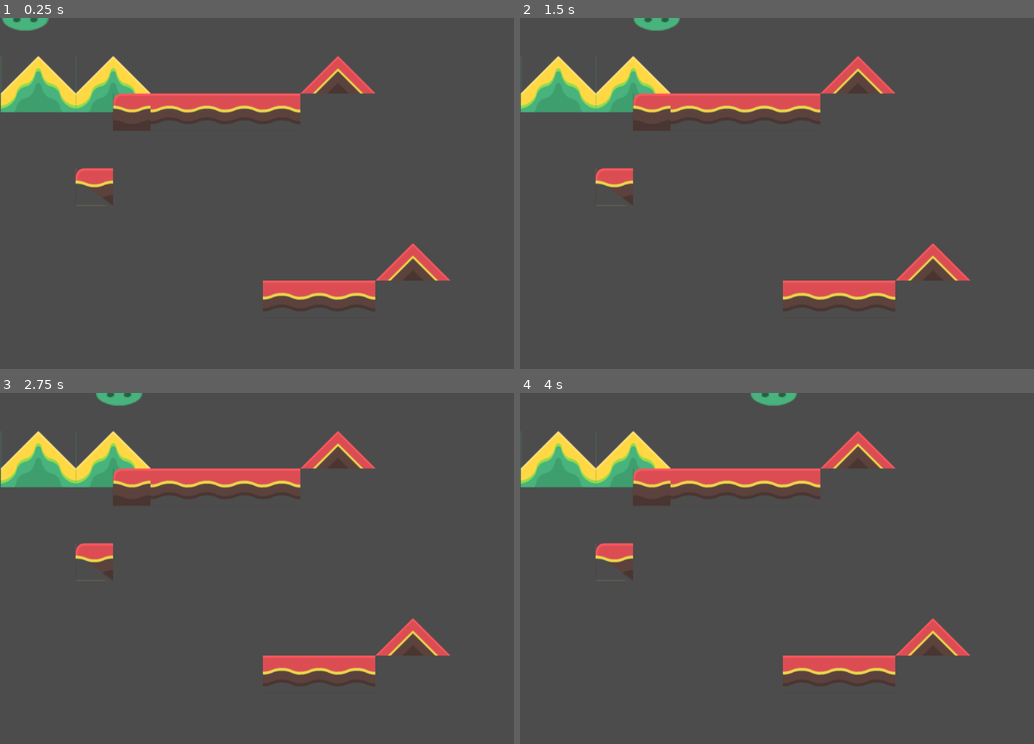
Above: before the commit, frames 1-4 (two rows, left to right).
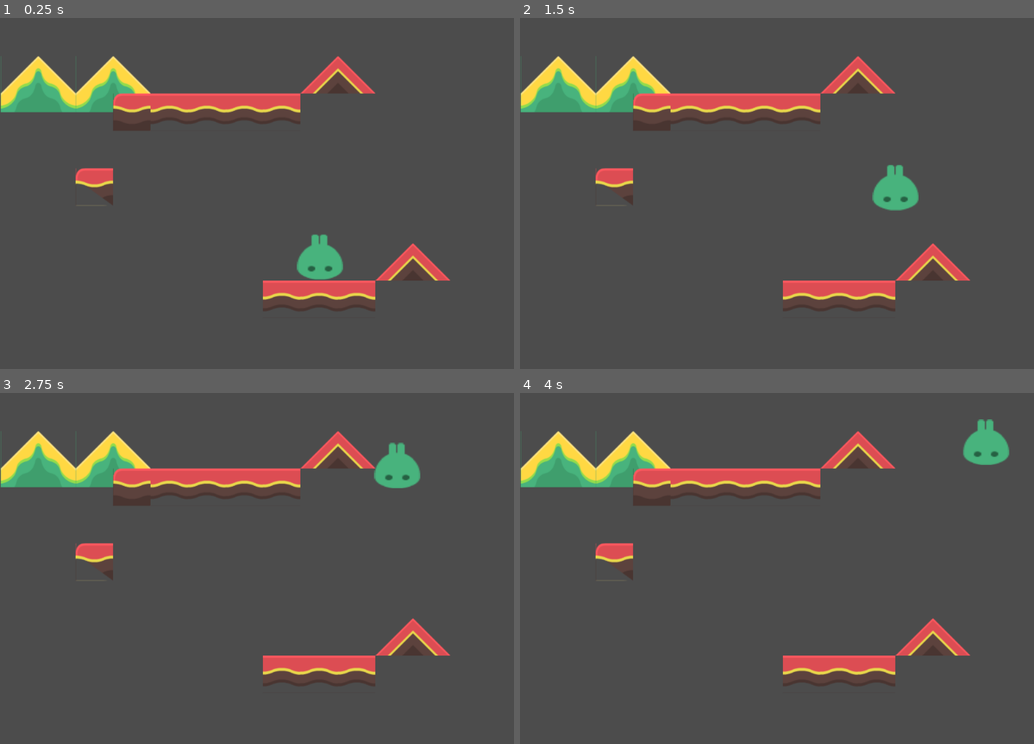
Above: after the commit, the same moments.

Repository: onsetsu/GameJam6
Game: Godot game, scene res://TestMap.tscn
Two runs of this game, one before a commit and one after it. Both use one fixed random seed, a clock stepped at 60 frames per second and the inputs below.
Inputs:
- Up to frame 1 (0.25 s): no input
- Up to frame 2 (1.5 s): tap Enter at 0.5 s; hold Space (ui_select) 0.53-1.28 s; hold Right (right, bound only before the commit) from 0.53 s (still down); tap Space (ui_select) at 1.35 s
- Up to frame 3 (2.75 s): tap Space (ui_select) at 1.52, 1.82 s; release Right (right, bound only before the commit) at 2.03 s; hold Left (left, bound only before the commit) from 2.03 s (still down); hold Space (ui_select) from 2.03 s (still down)
- Up to frame 4 (4 s): release Left (left, bound only before the commit) at 2.78 s; release Space (ui_select) at 2.78 s; hold Right (right, bound only before the commit) from 2.78 s (still down); tap Space (ui_select) at 2.85, 3.02, 3.32 s; hold Space (ui_select) from 3.53 s (still down)

The runs differ from the first frame. In frame 1, 1.1% of the frame differs, in the area x 0-67%, y 0-75%; in frame 2, 1.1%, in the area x 22-78%, y 0-55%; in frame 3, 1.1%; in frame 4, 1.1%.

Commit message:
Moved player + new player-controller

Diff:
--- a/GameOneButton/KinematicBody2D.gd
+++ b/GameOneButton/KinematicBody2D.gd
@@ -1,22 +1,33 @@
 extends KinematicBody2D
 
-
-export (int) var speed = 200
+export (int) var run_speed = 100
+export (int) var jump_speed = -400
+export (int) var gravity = 1200
 
 var velocity = Vector2()
+var jumping = false
 
 func get_input():
-    velocity = Vector2()
-    if Input.is_action_pressed('right'):
-        velocity.x += 1
-    if Input.is_action_pressed('left'):
-        velocity.x -= 1
-    if Input.is_action_pressed('down'):
-        velocity.y += 1
-    if Input.is_action_pressed('up'):
-        velocity.y -= 1
-    velocity = velocity.normalized() * speed
+    velocity.x = 0
+    var right = Input.is_action_pressed('ui_right')
+    var left = Input.is_action_pressed('ui_left')
+    var jump = Input.is_action_pressed('ui_select')
+
+    print(jump)
+
+    if jump and is_on_floor():
+        jumping = true
+        velocity.y = jump_speed
+    if jump and jumping:
+        velocity.y -= 400
+    if right:
+        velocity.x += run_speed
+    if left:
+        velocity.x -= run_speed
 
 func _physics_process(delta):
     get_input()
-    velocity = move_and_slide(velocity)
+    velocity.y += gravity * delta
+    if jumping and is_on_floor():
+        jumping = false
+    velocity = move_and_slide(velocity, Vector2(0, -1))
--- a/GameOneButton/TestMap.tscn
+++ b/GameOneButton/TestMap.tscn
@@ -87,29 +87,29 @@
 "autotile_coord": Vector2( 0, 0 ),
 "one_way": false,
 "one_way_margin": 1.0,
-"shape": SubResource( 6 ),
+"shape": SubResource( 4 ),
 "shape_transform": Transform2D( 1, 0, 0, 1, 0, 0 )
 } ]
 4/z_index = 0
 
-[sub_resource type="CircleShape2D" id=5]
+[sub_resource type="CircleShape2D" id=6]
 radius = 37.6501
 
 [node name="Node2D" type="Node2D"]
 
 [node name="TileMap" type="TileMap" parent="."]
 position = Vector2( 1.48128, 0.740631 )
-tile_set = SubResource( 4 )
+tile_set = SubResource( 5 )
 format = 1
 tile_data = PoolIntArray( 65536, 4, 0, 65538, 4, 0, 65544, 3, 0, 131075, 0, 0, 131076, 2, 0, 131077, 2, 0, 131078, 2, 0, 131079, 2, 0, 131088, 0, 0, 262146, 1, 0, 393226, 3, 0, 458759, 2, 0, 458760, 2, 0, 458761, 2, 0 )
 
 [node name="KinematicBody2D" type="KinematicBody2D" parent="."]
-position = Vector2( 42.957, -17.0347 )
+position = Vector2( 546.329, 396.713 )
 script = ExtResource( 2 )
 
 [node name="CollisionShape2D" type="CollisionShape2D" parent="KinematicBody2D"]
 position = Vector2( 0.740669, 2.22192 )
-shape = SubResource( 5 )
+shape = SubResource( 6 )
 
 [node name="Sprite" type="Sprite" parent="KinematicBody2D"]
 position = Vector2( 0.3703, -0.370346 )
--- a/GameOneButton/project.godot
+++ b/GameOneButton/project.godot
@@ -19,34 +19,6 @@
 run/main_scene="res://TestMap.tscn"
 config/icon="res://icon.png"
 
-[input]
-
-left={
-"deadzone": 0.5,
-"events": [ Object(InputEventKey,"resource_local_to_scene":false,"resource_name":"","device":0,"alt":false,"shift":false,"control":false,"meta":false,"command":false,"pressed":false,"scancode":16777231,"unicode":0,"echo":false,"script":null)
- ]
-}
-right={
-"deadzone": 0.5,
-"events": [ Object(InputEventKey,"resource_local_to_scene":false,"resource_name":"","device":0,"alt":false,"shift":false,"control":false,"meta":false,"command":false,"pressed":false,"scancode":16777233,"unicode":0,"echo":false,"script":null)
- ]
-}
-up={
-"deadzone": 0.5,
-"events": [ Object(InputEventKey,"resource_local_to_scene":false,"resource_name":"","device":0,"alt":false,"shift":false,"control":false,"meta":false,"command":false,"pressed":false,"scancode":16777232,"unicode":0,"echo":false,"script":null)
- ]
-}
-down={
-"deadzone": 0.5,
-"events": [ Object(InputEventKey,"resource_local_to_scene":false,"resource_name":"","device":0,"alt":false,"shift":false,"control":false,"meta":false,"command":false,"pressed":false,"scancode":16777234,"unicode":0,"echo":false,"script":null)
- ]
-}
-click={
-"deadzone": 0.5,
-"events": [ Object(InputEventMouseButton,"resource_local_to_scene":false,"resource_name":"","device":0,"alt":false,"shift":false,"control":false,"meta":false,"command":false,"button_mask":0,"position":Vector2( 0, 0 ),"global_position":Vector2( 0, 0 ),"factor":1.0,"button_index":1,"pressed":false,"doubleclick":false,"script":null)
- ]
-}
-
 [rendering]
 
 environment/default_environment="res://default_env.tres"
Not shown: 1 places in GameOneButton/TestMap.tscn that only renumber resources
